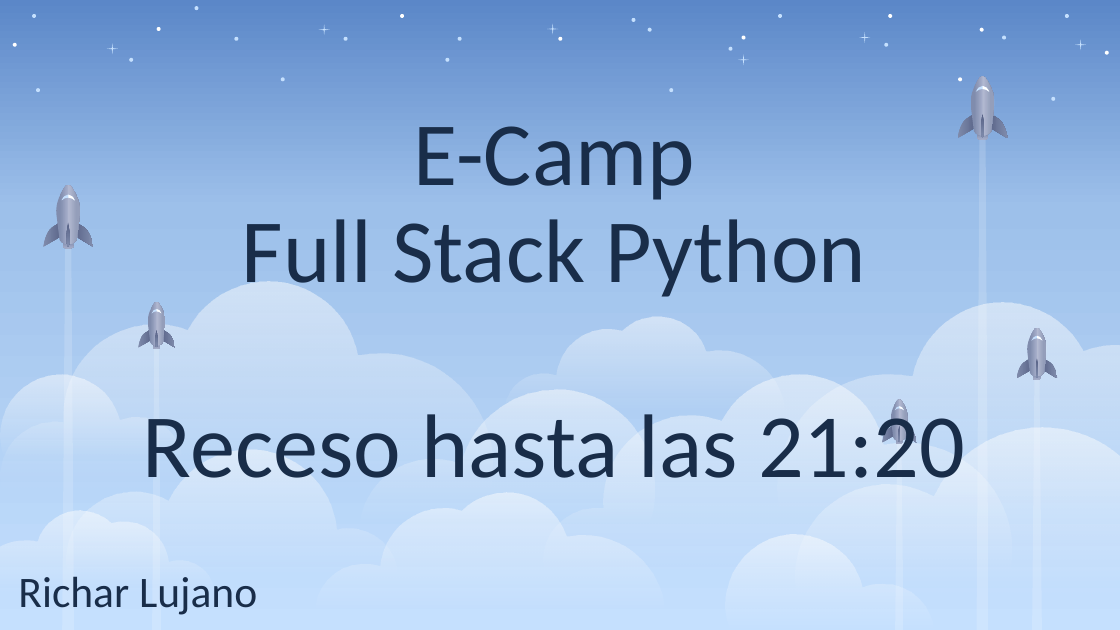
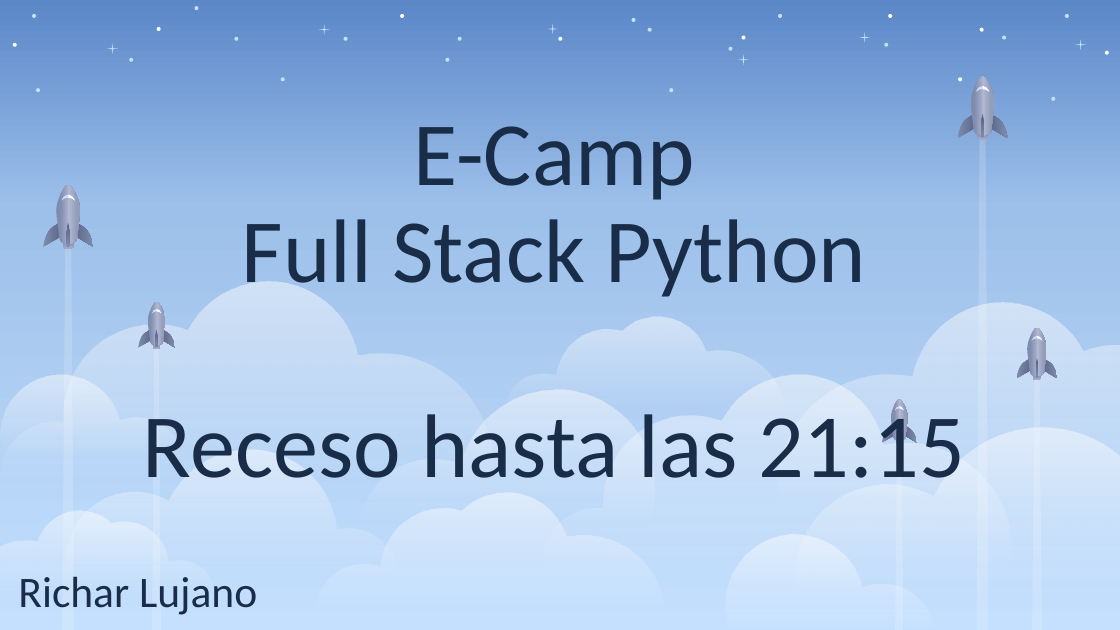
Before and after one commit to johetsy/curso-python-Profe, a slide deck: slide 11 of Modulo-4/clase 2/laminas.pptx. Drawn at 1120x630 pixels with LibreOffice and Linux fonts; fonts in the diff are those of the drawing. Boxes give left, top, right and bottom in pixels: in the first picture for what was removed or moved away, otherwise in the second. Text is boxed around its words. In the diff, an @@ line names an element or a change of style, - is before the commit and + after.

```diff
--- a/Modulo-4/clase 2/laminas.pptx
+++ b/Modulo-4/clase 2/laminas.pptx
@@ title at [143, 126, 965, 478]: text changed @@
-E-Camp
-Full Stack Python
-Receso hasta las 21:20
+E-Camp
+Full Stack Python
+Receso hasta las 21:15
```
Also in this commit, not shown: 9 other files.
